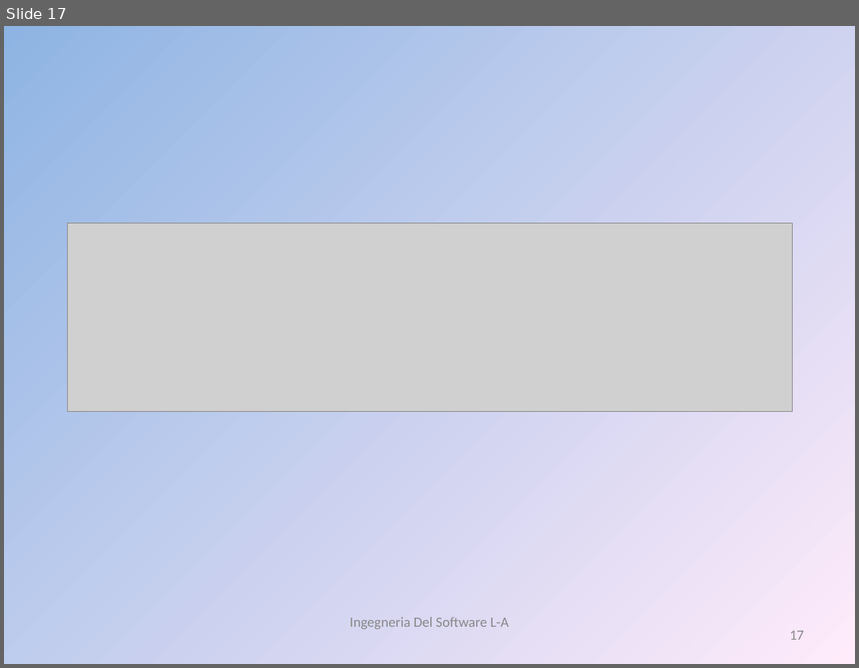
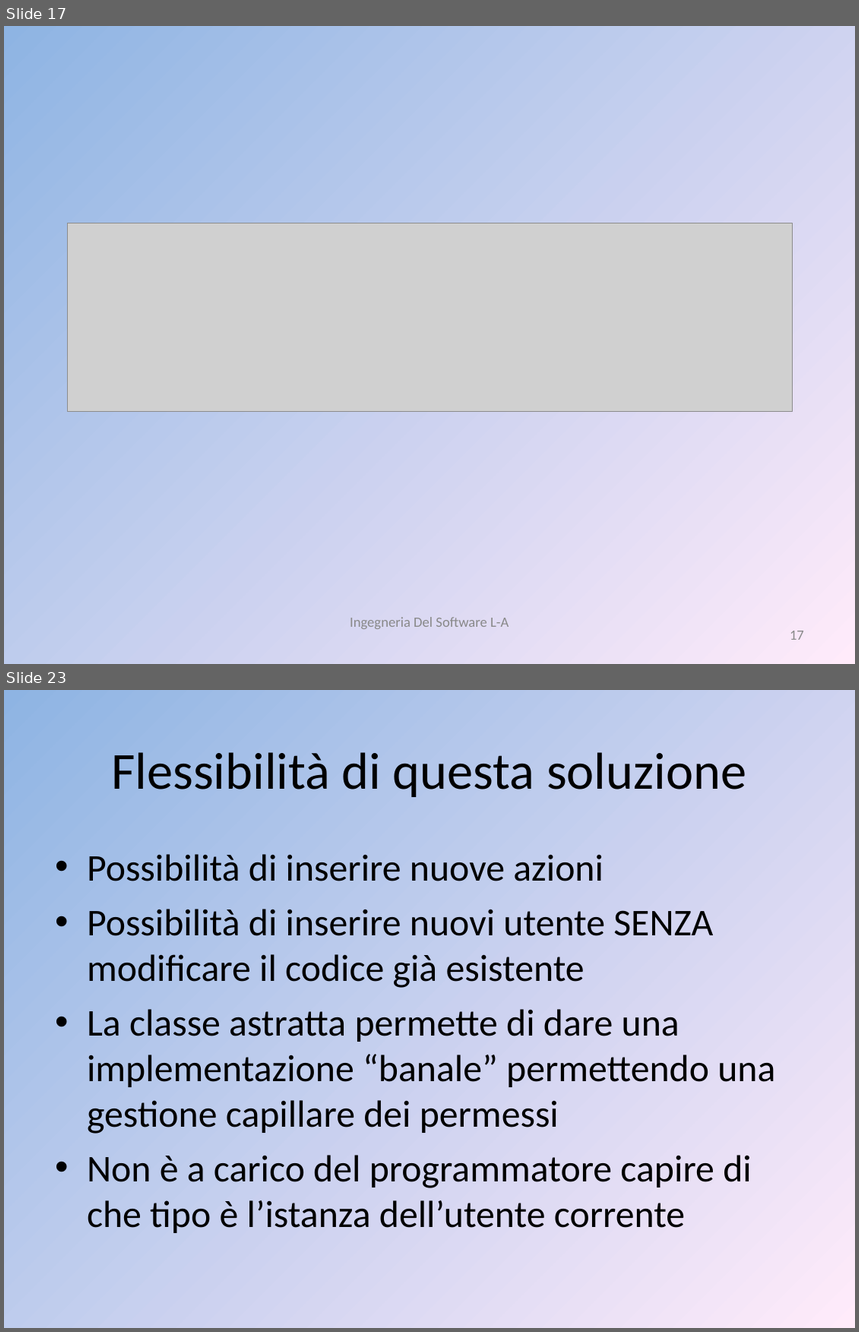
Before and after one commit to liannario/ingsoftbo, a slide deck: ViaggiateSicuri.ppt. Shown one above the other, each under a label of ours: slide 17 before the commit, slides 17 and 23 after it; the slides between them are not shown. The pictures are 859x668 and 859x1332 pixels, drawn with LibreOffice and Linux fonts; fonts in the diff are those of the drawing; grey boxes stand for pictures. Boxes give left, top, right and bottom in pixels: in the first picture for what was removed or moved away, otherwise in the second. Text is boxed around its words. In the diff, an @@ line names an element or a change of style, - is before the commit and + after.

```diff
--- a/ViaggiateSicuri.ppt
+++ b/ViaggiateSicuri.ppt
@@ slide 23 added at (4,690,855,1328), background gradient #8EB4E3 to #FFEBFA @@
@@ title added at (111,752,747,797), 44 pt, text #000000 @@
+Flessibilità di questa soluzione
@@ text added at (87,854,775,1233), 32 pt, text #000000 @@
+• Possibilità di inserire nuove azioni
+• Possibilità di inserire nuovi utente SENZA modificare il codice già esistente
+• La classe astratta permette di dare una implementazione “banale” permettendo una gestione capillare dei permessi
+• Non è a carico del programmatore capire di che tipo è l’istanza dell’utente corrente
```
Also in this commit, not shown: 1 slide changed, 7 other slides added.
